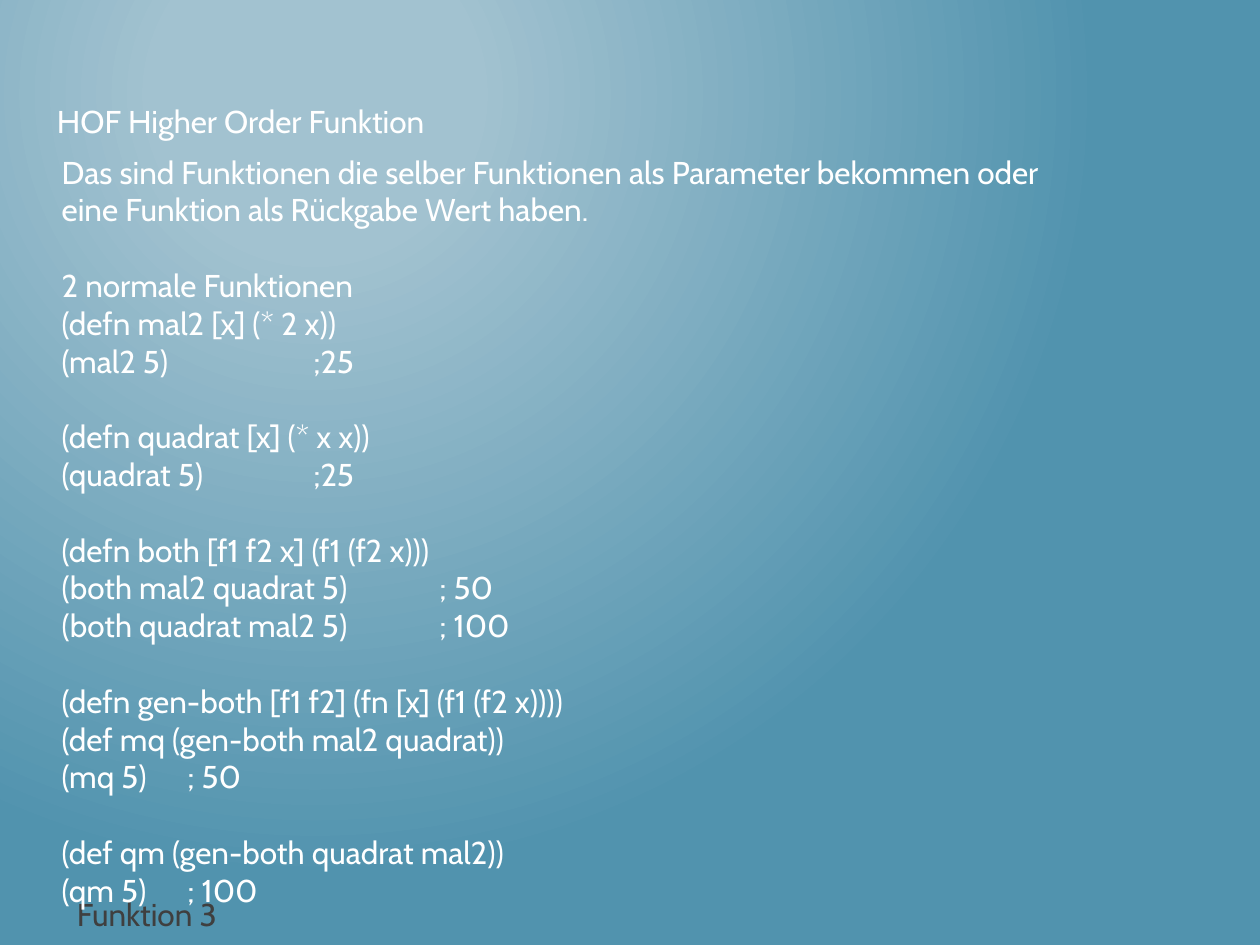
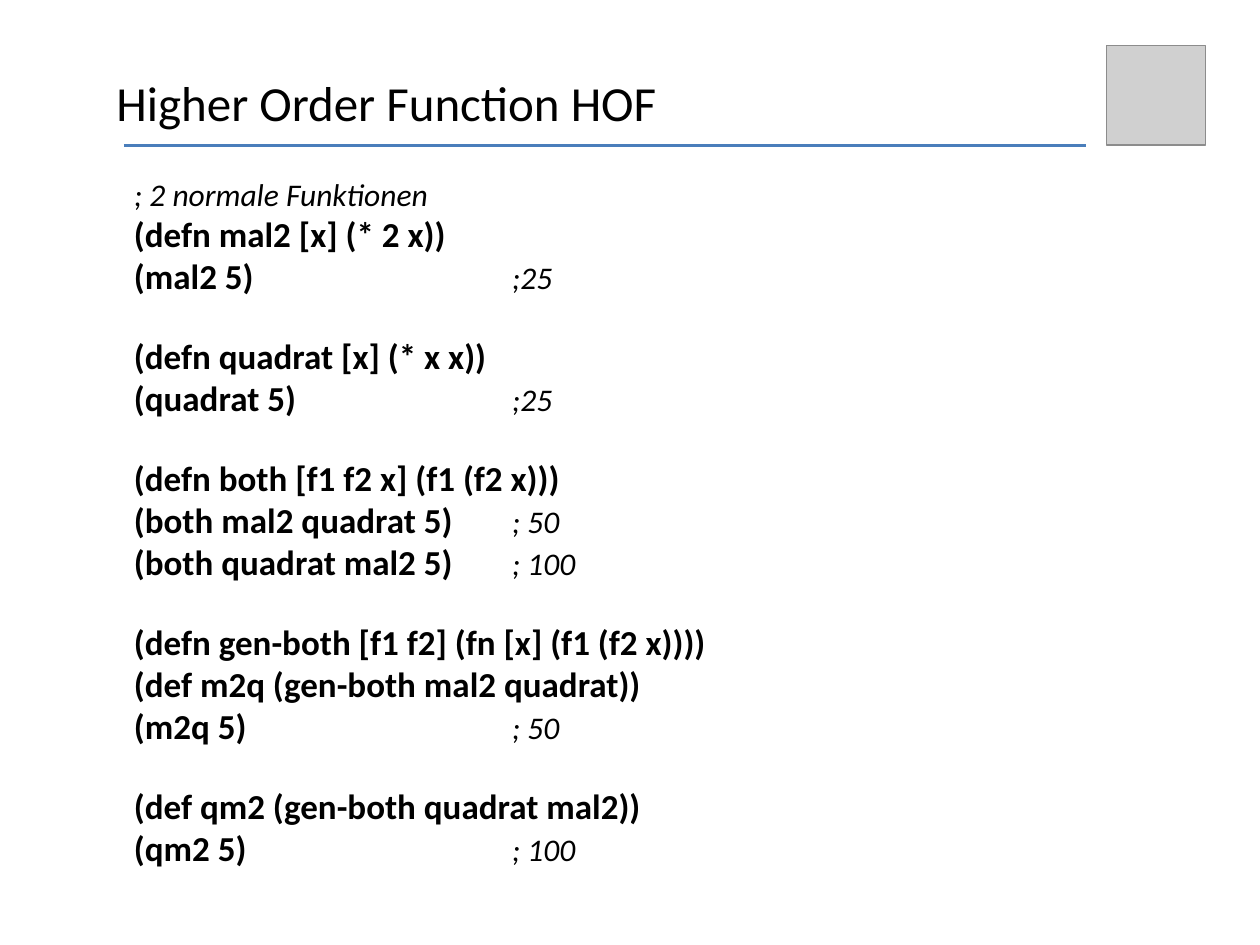
Before and after one commit to thomasschulte/ClojureUsergroupDemo, a slide deck: slide 13 of Clojure Vortrag .NET User Group.pptx (slide 18 before the commit). Drawn at 1260x945 pixels with LibreOffice and Linux fonts; fonts in the diff are those of the drawing; grey boxes stand for pictures. Boxes give left, top, right and bottom in pixels: in the first picture for what was removed or moved away, otherwise in the second. Text is boxed around its words. In the diff, an @@ line names an element or a change of style, - is before the commit and + after.

```diff
--- a/Clojure Vortrag .NET User Group.pptx
+++ b/Clojure Vortrag .NET User Group.pptx
@@ background gradient #A3C3D1 to #5194AF to #FFFFFF @@
@@ picture added at <box>1106,45,1206,145</box> @@
@@ text at <box>116,87,656,130</box>: text changed; size 18 to 28 pt; font Cabin to Calibri; text colour #FFFFFF to #000000 @@
-HOF Higher Order Funktion
+Higher Order Function HOF
@@ line added from (123, 145) to (1086, 145), #4B7EBC 1.75 pt @@
@@ text "; 2 normale Funktionen": place and size @@
-text "; 2 normale Funktionen" at <box>62,160,1038,909</box>
+text "; 2 normale Funktionen" at <box>134,184,706,867</box>
@@ text at <box>149,184,428,207</box>: text changed; font Cabin to Calibri; text colour #FFFFFF to #000000; italic on @@
-Das sind Funktionen die selber Funktionen als Parameter bekommen oder eine Funktion als Rückgabe Wert haben.
-2 normale Funktionen
+; 2 normale Funktionen
@@ text at <box>134,221,706,661</box>: size 18 to 20 pt, bold on in "(defn mal2 [x] (* 2 x))", "(mal2 5)", "(defn quadrat [x] (* x x))", "(quadrat 5)" and 4 more places; font Cabin to Calibri, text colour #FFFFFF to #000000 in "(defn mal2 [x] (* 2 x))", "(mal2 5) ;25", "(defn quadrat [x] (* x x))", "(quadrat 5) ;25" and 4 more places; italic on in ";25", ";25", "; 50", "; 100" @@
@@ text at <box>134,671,640,867</box>: text changed; size 18 to 20 pt; font Cabin to Calibri; text colour #FFFFFF to #000000; bold on @@
-(def mq (gen-both mal2 quadrat))
-(mq 5) ; 50
-(def qm (gen-both quadrat mal2))
-(qm 5) ; 100
+(def m2q (gen-both mal2 quadrat))
+(m2q 5) ; 50
+(def qm2 (gen-both quadrat mal2))
+(qm2 5) ; 100
@@ text removed at <box>77,899,217,927</box> @@
-Funktion 3
```
Also in this commit, not shown: 33 other slides changed, 5 slides added, 10 slides removed.
